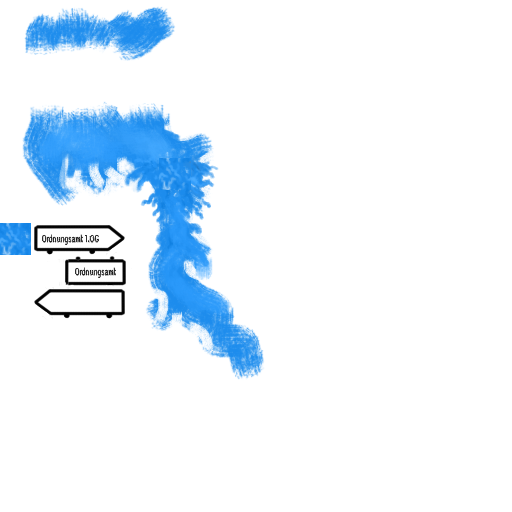
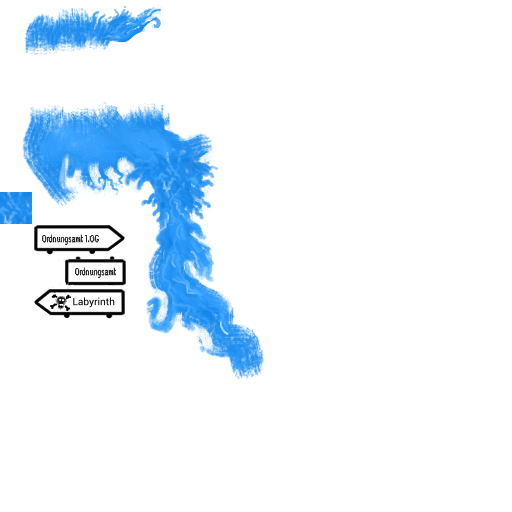
Comparing the layer stacks of the two 512px x 512px images. Changes:
painted on "Repeatable" over (x1=0, y1=133, x2=228, y2=320)
painted on "Malebene 1" over (x1=0, y1=5, x2=246, y2=371)
renamed "Kopie von Schild" to "Labyrinth", moved it above "Ordnungsamt Eingangsschild", painted on it over (x1=50, y1=256, x2=192, y2=334)
moved "Ordnungsamt Eingangsschild" above "Ordungsamt", painted on it over (x1=0, y1=5, x2=246, y2=371)
painted on "Schild" over (x1=0, y1=133, x2=168, y2=320)
